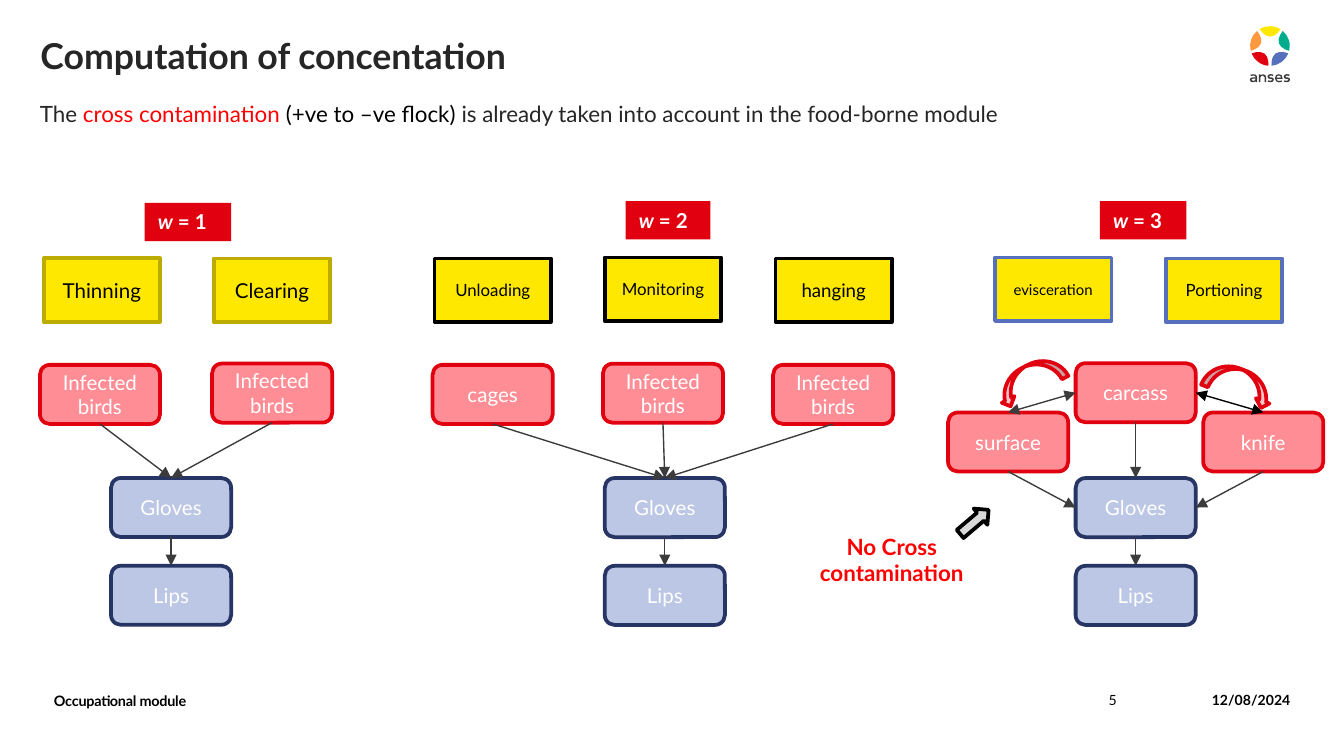
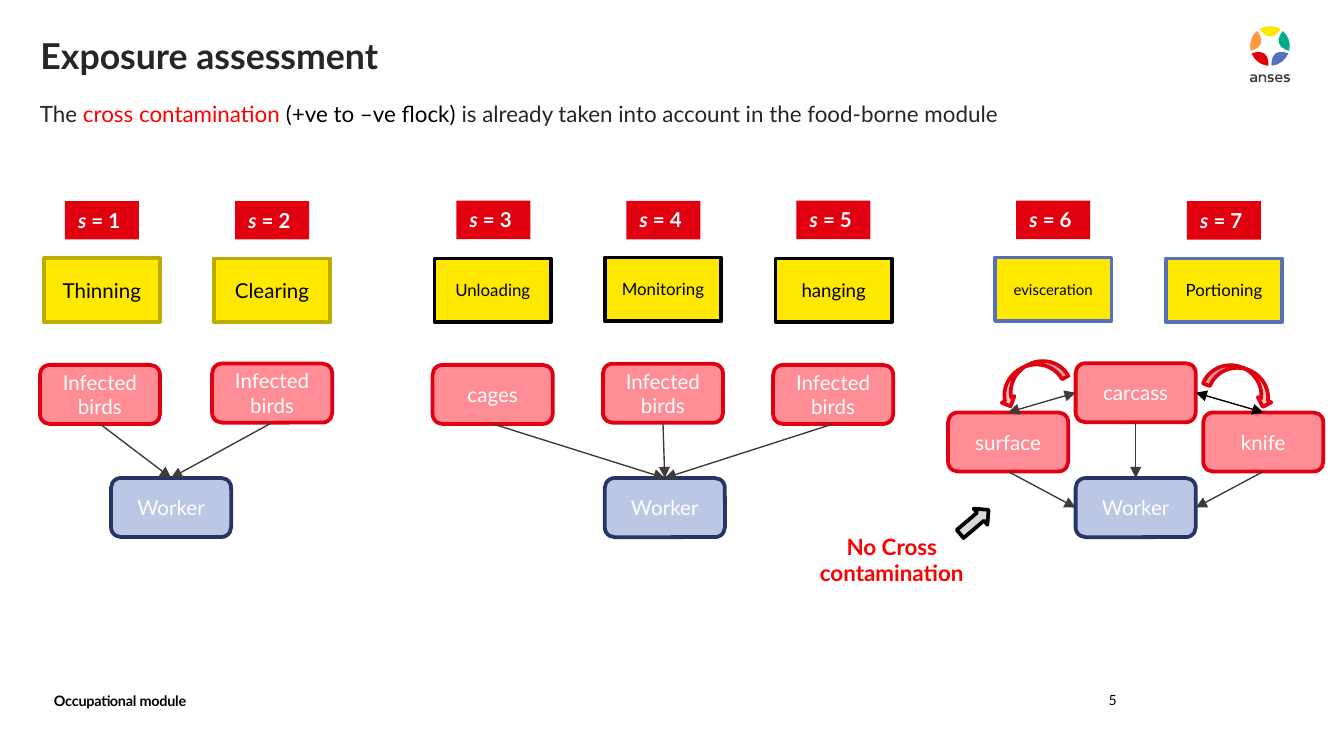
Before and after one commit to ENVIRE-JPIAMR/occupational-module, a slide deck: slide 5 of docs/draft.pptx. Drawn at 1344x756 pixels with LibreOffice and Linux fonts; fonts in the diff are those of the drawing. Boxes give left, top, right and bottom in pixels: in the first picture for what was removed or moved away, otherwise in the second. Text is boxed around its words. In the diff, an @@ line names an element or a change of style, - is before the commit and + after.

```diff
--- a/docs/draft.pptx
+++ b/docs/draft.pptx
@@ title at (x1=40, y1=43, x2=378, y2=75): text changed @@
-Computation of concentation
+Exposure assessment
@@ rectangle "s = 1" resized from (x1=145, y1=203, x2=231, y2=242) to (x1=65, y1=202, x2=138, y2=241) @@
@@ group added at (x1=235, y1=200, x2=1261, y2=241): 6 rectangles @@
+s = 2
+s = 7
+s = 6
+s = 5
+s = 4
+s = 3
@@ rectangle removed at (x1=625, y1=202, x2=710, y2=241) @@
-w = 2
@@ rectangle removed at (x1=1099, y1=202, x2=1185, y2=241) @@
-w = 3
@@ text in rectangle at (x1=78, y1=213, x2=120, y2=228): text changed @@
-w = 1
+s = 1
@@ text in rounded rectangle at (x1=137, y1=500, x2=205, y2=515): text changed @@
-Gloves
+Worker
@@ text in rounded rectangle at (x1=631, y1=500, x2=699, y2=515): text changed @@
-Gloves
+Worker
@@ text in rounded rectangle at (x1=1102, y1=500, x2=1170, y2=515): text changed @@
-Gloves
+Worker
@@ arrow removed from (171, 538) to (171, 566) @@
@@ arrow removed from (665, 538) to (665, 566) @@
@@ arrow removed from (1136, 538) to (1136, 566) @@
@@ rounded rectangle removed at (x1=112, y1=566, x2=231, y2=625) @@
-Lips
@@ rounded rectangle removed at (x1=605, y1=566, x2=724, y2=625) @@
-Lips
@@ rounded rectangle removed at (x1=1075, y1=566, x2=1195, y2=625) @@
-Lips
@@ text removed at (x1=1212, y1=694, x2=1291, y2=706) @@
-12/08/2024
```
Also in this commit, not shown: 6 other slides changed, 4 slides added, 1 other file.
